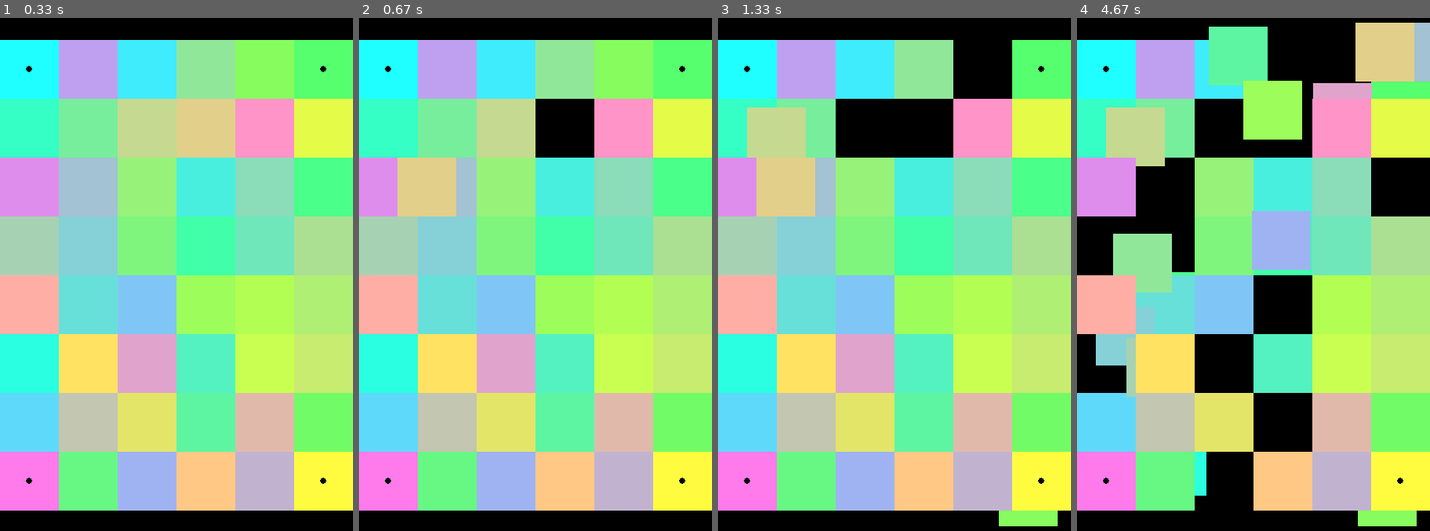
Above: before the commit, frames 1-4 (left to right).
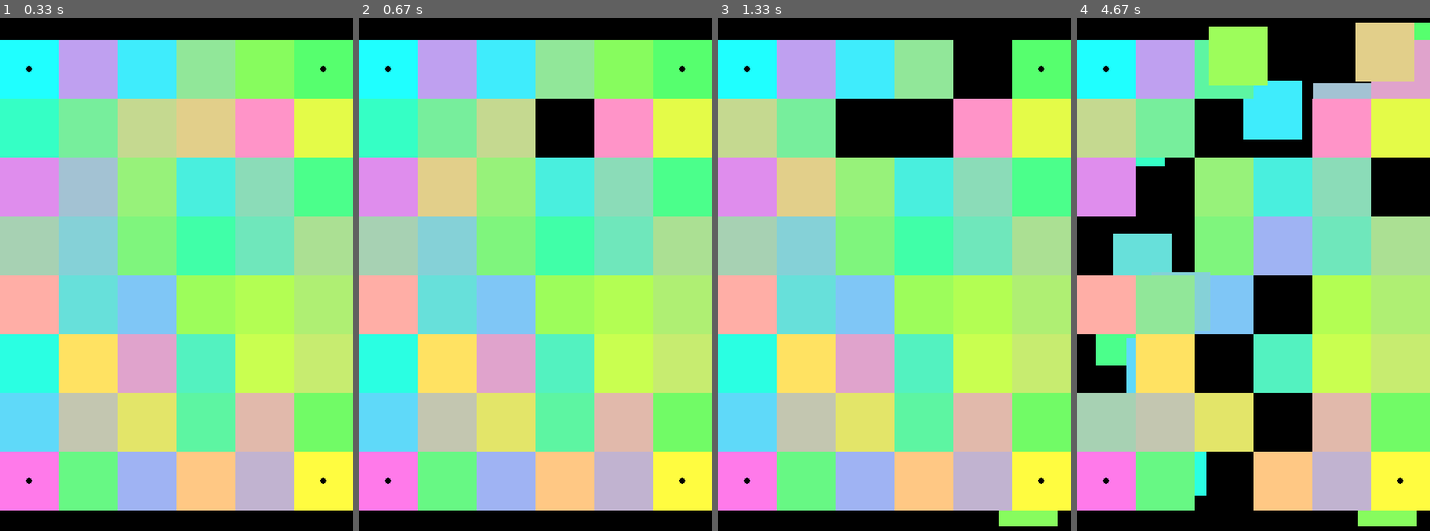
Above: after the commit, the same moments.

Repository: Angelina-ainel/PyGame-Project
Game: pygame game, started from field.py
Two runs of this game, one before a commit and one after it. Both use one fixed random seed, a clock stepped at 60 frames per second and the inputs below.
Inputs (mouse positions are in pixels of both pictures, inside the frame that each line leads up to):
- Up to frame 1 (0.33 s): no input
- Up to frame 2 (0.67 s): press the mouse at (563, 125) at 0.37 s; move the mouse to (496, 156) at 0.47 s; release the mouse at (426, 187) at 0.6 s
- Up to frame 3 (1.33 s): press the mouse at (866, 125) at 0.7 s; move the mouse to (820, 130) at 0.8 s; release the mouse at (774, 135) at 0.93 s; press the mouse at (982, 69) at 1.03 s; move the mouse to (1003, 284) at 1.13 s; release the mouse at (1028, 495) at 1.27 s
- Up to frame 4 (4.67 s): press the mouse at (1105, 361) at 1.37 s; move the mouse to (1140, 413) at 1.47 s; release the mouse at (1175, 464) at 1.6 s; press the mouse at (1105, 243) at 1.7 s; move the mouse to (1129, 305) at 1.8 s; release the mouse at (1154, 366) at 1.93 s; press the mouse at (1144, 187) at 2.03 s; move the mouse to (1264, 120) at 2.13 s; release the mouse at (1384, 53) at 2.27 s; press the mouse at (1281, 423) at 2.37 s; move the mouse to (1260, 238) at 2.47 s; release the mouse at (1239, 53) at 2.6 s; press the mouse at (1225, 361) at 2.7 s; move the mouse to (1281, 238) at 2.8 s; release the mouse at (1341, 110) at 2.93 s; press the mouse at (1225, 479) at 3.03 s; move the mouse to (1253, 361) at 3.13 s; release the mouse at (1281, 238) at 3.27 s; press the mouse at (1401, 187) at 3.37 s; move the mouse to (1288, 243) at 3.47 s; release the mouse at (1179, 300) at 3.6 s; press the mouse at (1281, 305) at 3.7 s; move the mouse to (1278, 207) at 3.8 s; release the mouse at (1271, 110) at 3.93 s; press the mouse at (1165, 243) at 4.03 s; move the mouse to (1144, 289) at 4.13 s; release the mouse at (1126, 336) at 4.27 s; press the mouse at (1281, 69) at 4.37 s; move the mouse to (1211, 166) at 4.47 s; release the mouse at (1140, 264) at 4.6 s

Frame 1 is identical in both runs. In frame 2, 1.3% of the frame differs, in the area x 10-34%, y 27-39%; in frame 3, 3.2%; in frame 4, 15%, in the area x 0-100%, y 0-85%.

Commit message:
collision in progress 2

Diff:
--- a/field.py
+++ b/field.py
@@ -1,6 +1,6 @@
 import pygame as pg
 import numpy as np
-from PIL import ImageColor
+# from PIL import ImageColor
 import random
 
 fixed_elems = ['4 corners', 'whole frame', 'vertical lines', 'horizontal lines']
@@ -52,12 +52,12 @@
                 self.pushed = True
         if args and args[0].type == pg.MOUSEBUTTONUP:
             if self.pushed:
-                pass
-                # max(sprite for sprite in self.group if pg.col
-                # BaSK
-                # SELT, sprite
-                # key = Lambda
-                # s: self.mask.overlap_area(s.mask, ))
+                change_places = max((sprite for sprite in self.group if pg.sprite.collide_mask(self, sprite)),
+                    key=lambda s: self.mask.overlap_area(s.mask, (self.mask.get_rect().left - s.mask.get_rect().left,
+                                                                  self.mask.get_rect().top - s.mask.get_rect().top)))
+                print(change_places.id)
+                self.rect.topleft, change_places.rect.topleft = change_places.rect.topleft, self.rect.topleft
+                # self.rect.move
                 # if pg.sprite.spritecollide(self, self.group, False):
                     # print(pg.sprite.spritecollide(self, self.group, False))
             self.pushed = False
